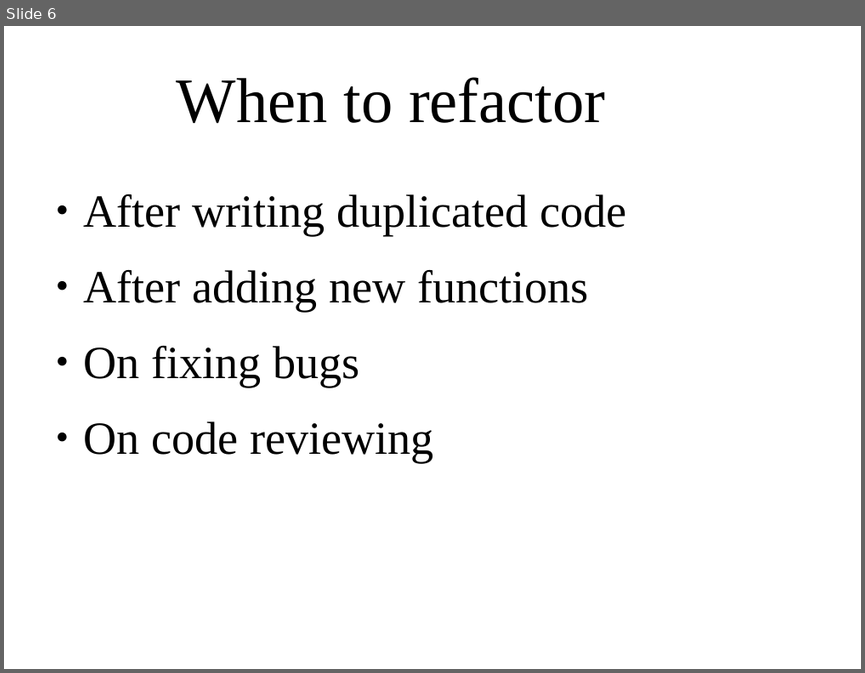
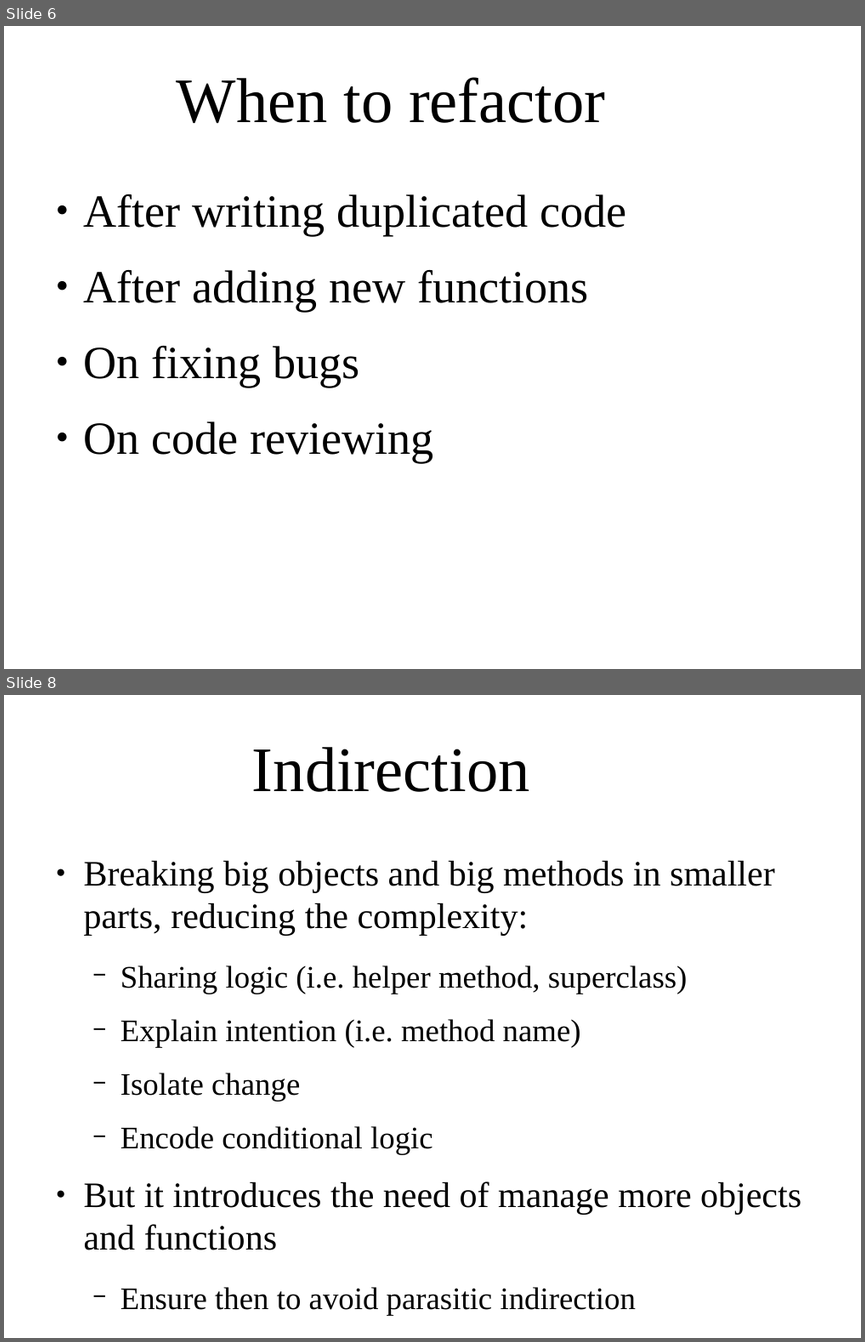
Before and after one commit to sellittf/gmtech_school, a slide deck: presentations/principles_in_refactoring_ch2.odp. Shown one above the other, each under a label of ours: slide 6 before the commit, slides 6 and 8 after it; the slides between them are not shown. The pictures are 865x673 and 865x1342 pixels, drawn with LibreOffice and Linux fonts; fonts in the diff are those of the drawing; background and template pictures are left out. Boxes give left, top, right and bottom in pixels: in the first picture for what was removed or moved away, otherwise in the second. Text is boxed around its words. In the diff, an @@ line names an element or a change of style, - is before the commit and + after.

```diff
--- a/presentations/principles_in_refactoring_ch2.odp
+++ b/presentations/principles_in_refactoring_ch2.odp
@@ slide 8 added at (4, 695, 861, 1338), background picture (left out) @@
@@ title added at (252, 747, 530, 792), 58.7 pt, text #000000 @@
+Indirection
@@ text added at (84, 860, 801, 1315), 29 pt, text #000000 @@
+● Breaking big objects and big methods in smaller parts, reducing the complexity:
+  − Sharing logic (i.e. helper method, superclass)
+  − Explain intention (i.e. method name)
+  − Isolate change
+  − Encode conditional logic
+● But it introduces the need of manage more objects and functions
+  − Ensure then to avoid parasitic indirection
```
Also in this commit, not shown: 3 other slides added, 3 other files.
